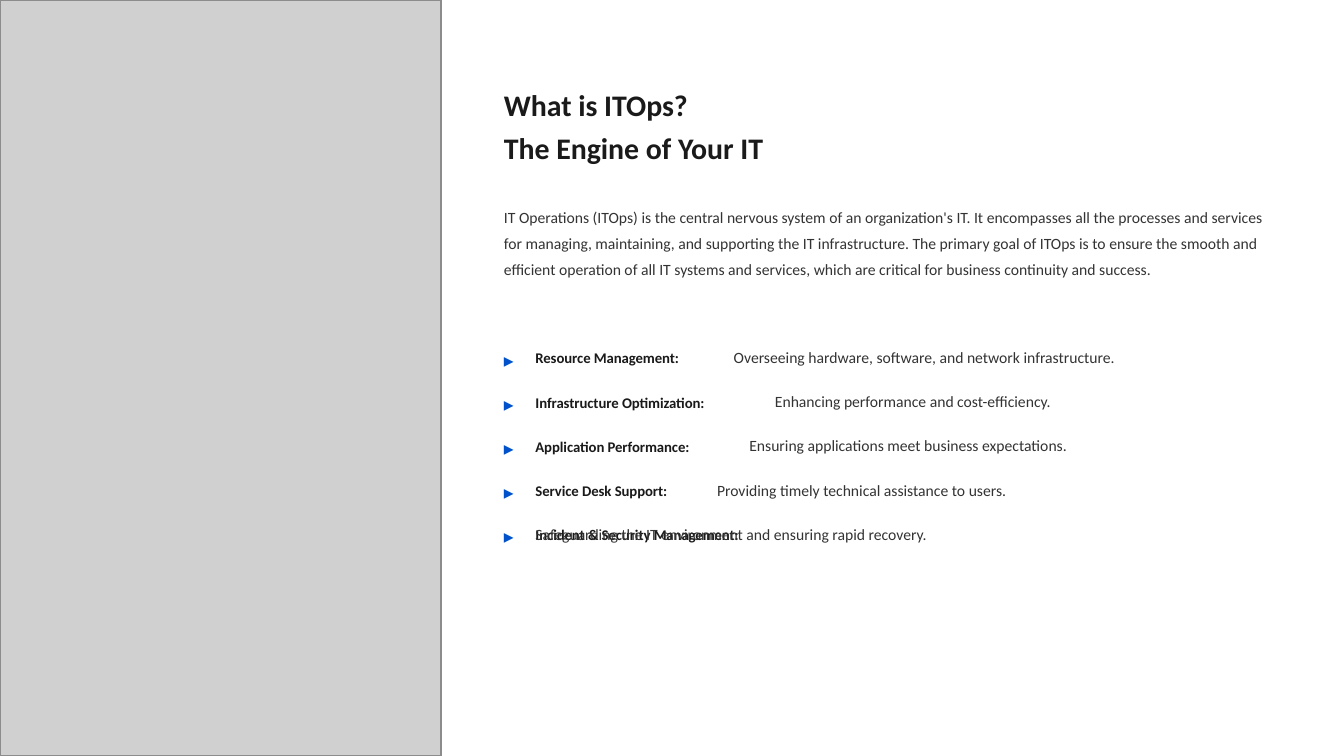
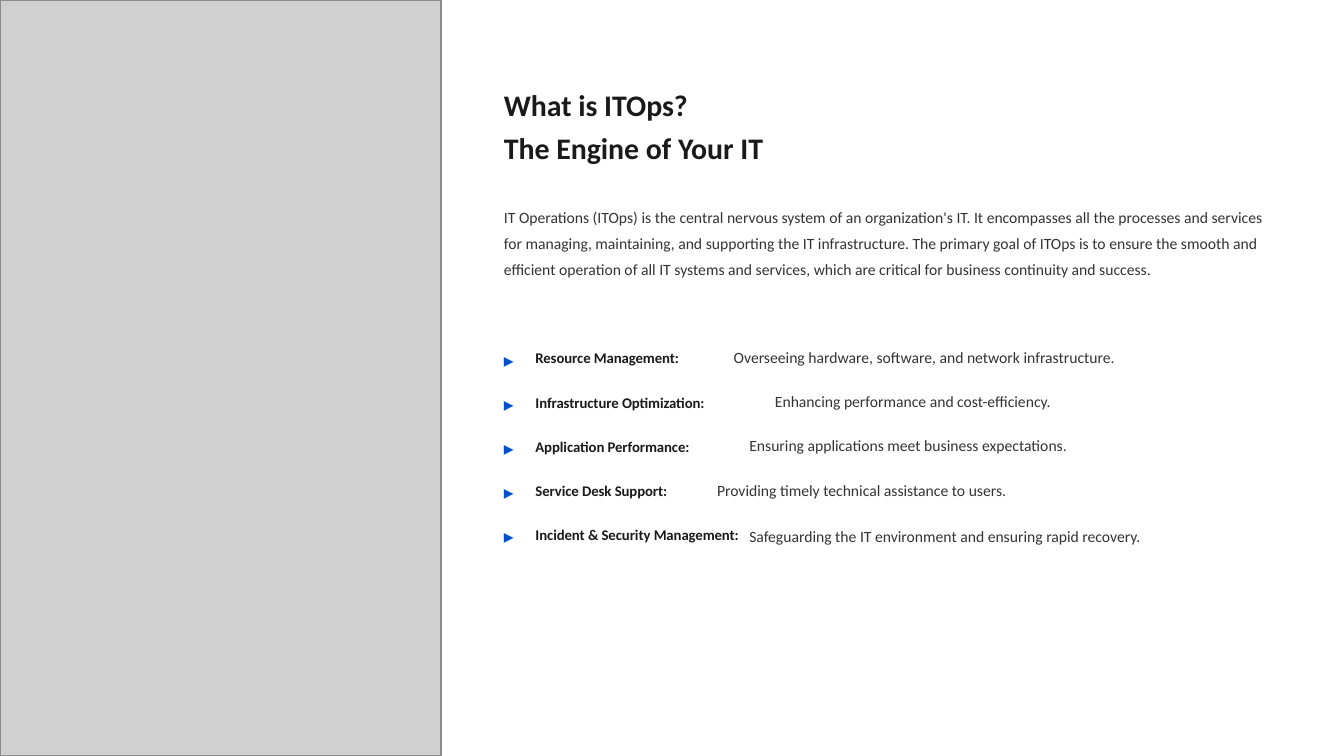
Before and after one commit to sarkararnab91/AIops-code, a slide deck: slide 2 of week1/day1/The_Future_of_IT_Operations_An_Introduction_to_ITOps_and_AIOps.pptx. Drawn at 1344x756 pixels with LibreOffice and Linux fonts; fonts in the diff are those of the drawing; grey boxes stand for pictures; background and template pictures are left out. Boxes give left, top, right and bottom in pixels: in the first picture for what was removed or moved away, otherwise in the second. Text is boxed around its words. In the diff, an @@ line names an element or a change of style, - is before the commit and + after.

```diff
--- a/week1/day1/The_Future_of_IT_Operations_An_Introduction_to_ITOps_and_AIOps.pptx
+++ b/week1/day1/The_Future_of_IT_Operations_An_Introduction_to_ITOps_and_AIOps.pptx
@@ text "Safeguarding the IT environment and ...": place and size @@
-text "Safeguarding the IT environment and ..." at [535,529,927,543]
+text "Safeguarding the IT environment and ..." at [749,531,1140,545]
```
Also in this commit, not shown: 1 other file.
